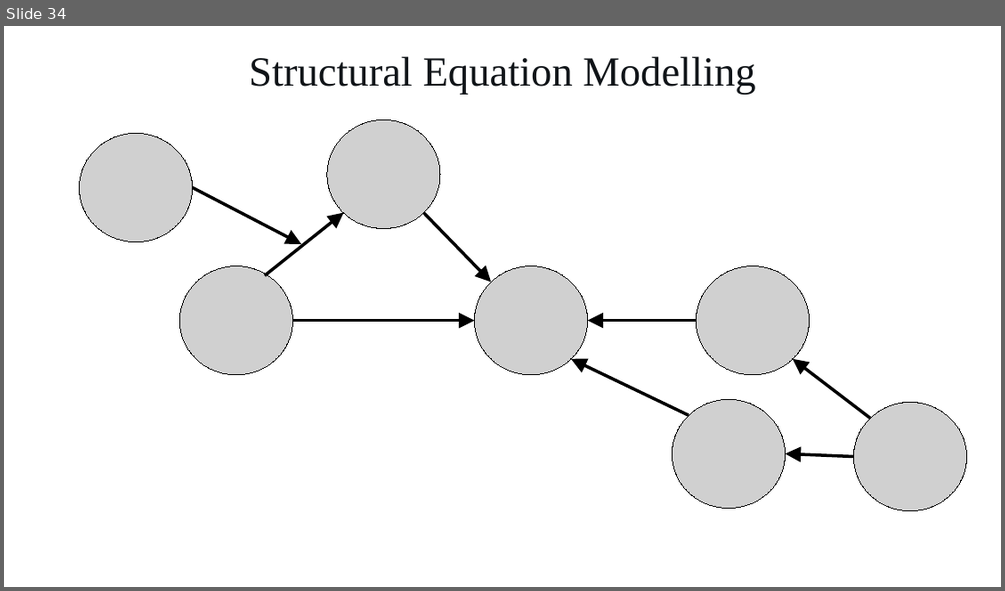
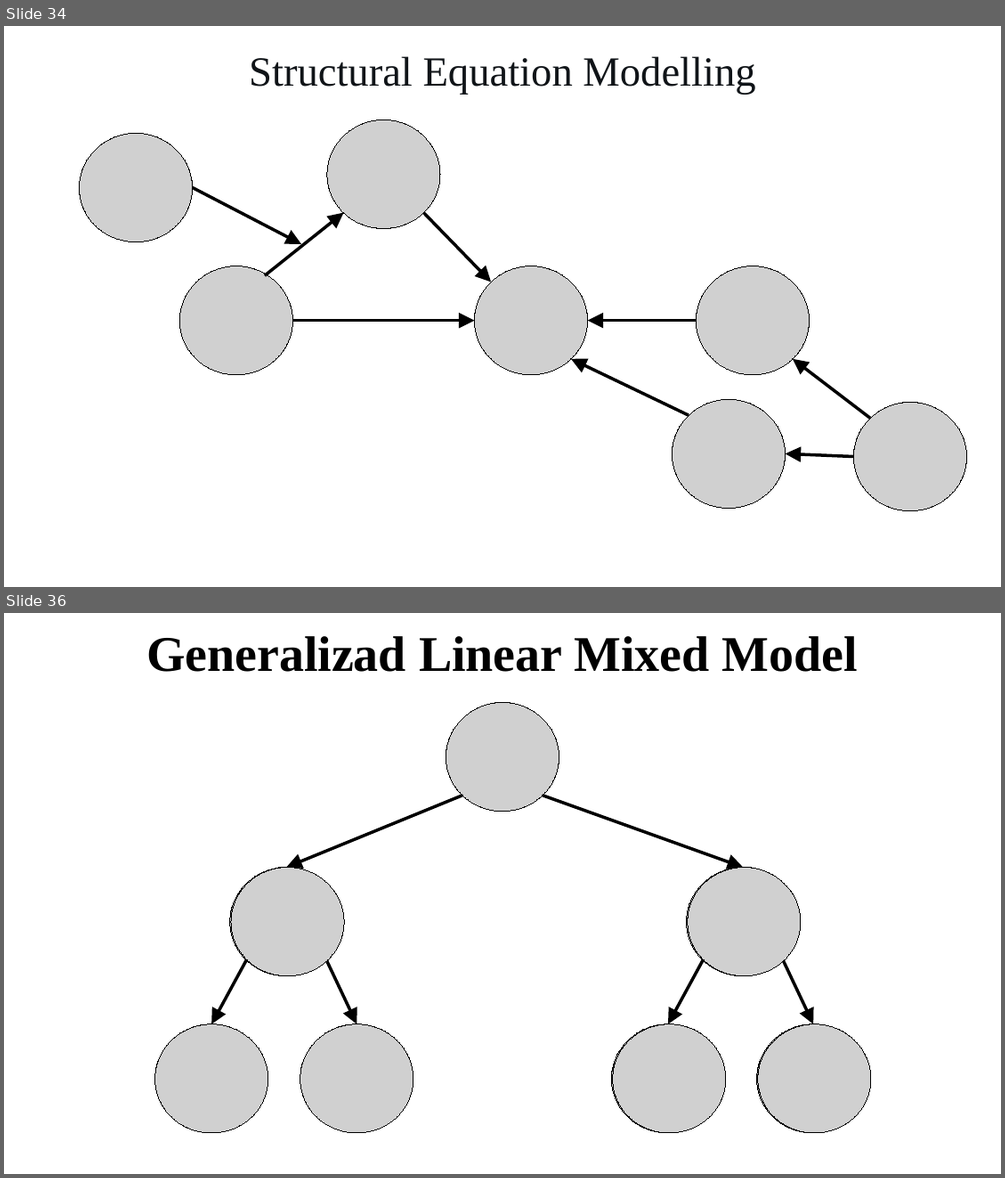
Before and after one commit to santiagocdo/metodologia-y-bioestadisitca, a slide deck: INPRFM/glm.pptx. Shown one above the other, each under a label of ours: slide 34 before the commit, slides 34 and 36 after it; the slides between them are not shown. The pictures are 1005x591 and 1005x1178 pixels, drawn with LibreOffice and Linux fonts; fonts in the diff are those of the drawing; grey boxes stand for pictures. Boxes give left, top, right and bottom in pixels: in the first picture for what was removed or moved away, otherwise in the second. Text is boxed around its words. In the diff, an @@ line names an element or a change of style, - is before the commit and + after.

```diff
--- a/INPRFM/glm.pptx
+++ b/INPRFM/glm.pptx
@@ slide 36 added at (4, 613, 1001, 1174), background #FFFFFF @@
@@ text added at (146, 636, 858, 672), 48 pt, text #000000, bold @@
+Generalizad Linear Mixed Model
@@ picture added at (446, 703, 558, 811) @@
@@ arrow added from (462, 795) to (287, 868), #000000 3 pt @@
@@ arrow added from (542, 795) to (743, 868), #000000 3 pt @@
@@ picture added at (230, 868, 343, 976) @@
@@ picture added at (231, 868, 344, 976) @@
@@ picture added at (687, 868, 800, 976) @@
@@ picture added at (688, 868, 801, 976) @@
@@ arrow added from (246, 960) to (212, 1024), #000000 3 pt @@
@@ arrow added from (326, 960) to (357, 1024), #000000 3 pt @@
@@ arrow added from (704, 960) to (668, 1024), #000000 3 pt @@
@@ arrow added from (783, 960) to (813, 1024), #000000 3 pt @@
@@ picture added at (155, 1024, 268, 1133) @@
@@ picture added at (300, 1024, 413, 1133) @@
@@ picture added at (611, 1024, 724, 1133) @@
@@ picture added at (613, 1024, 726, 1133) @@
@@ picture added at (757, 1024, 870, 1133) @@
@@ picture added at (758, 1024, 871, 1133) @@
```
Also in this commit, not shown: 7 other slides added, 4 other files.
